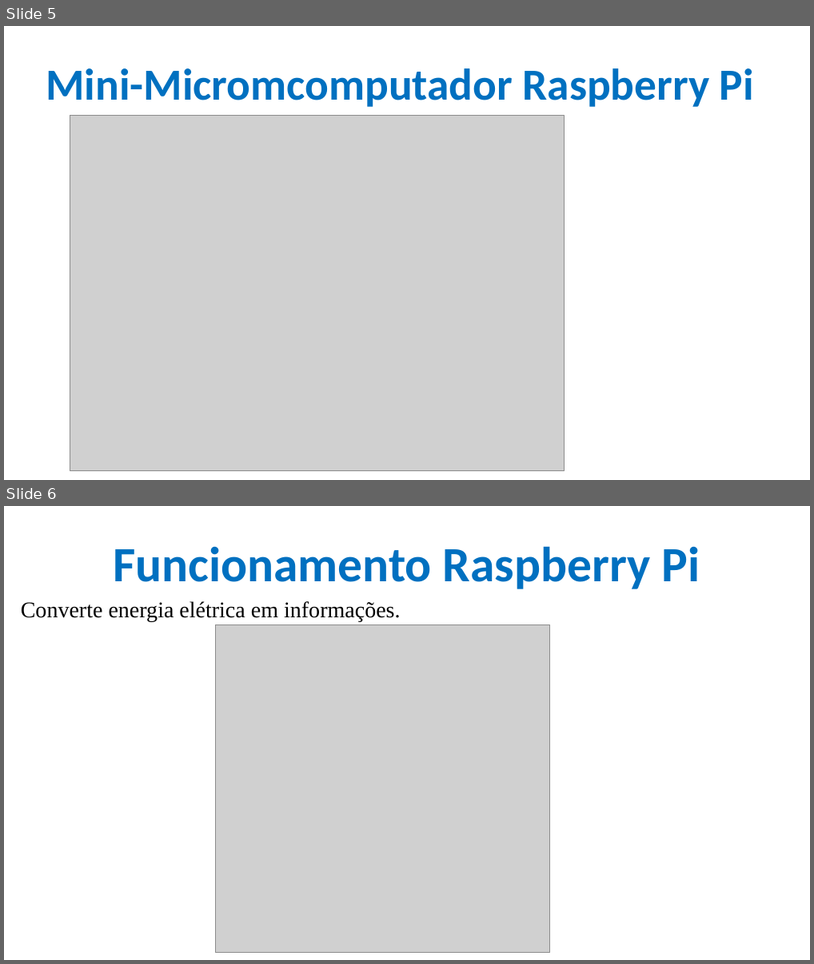
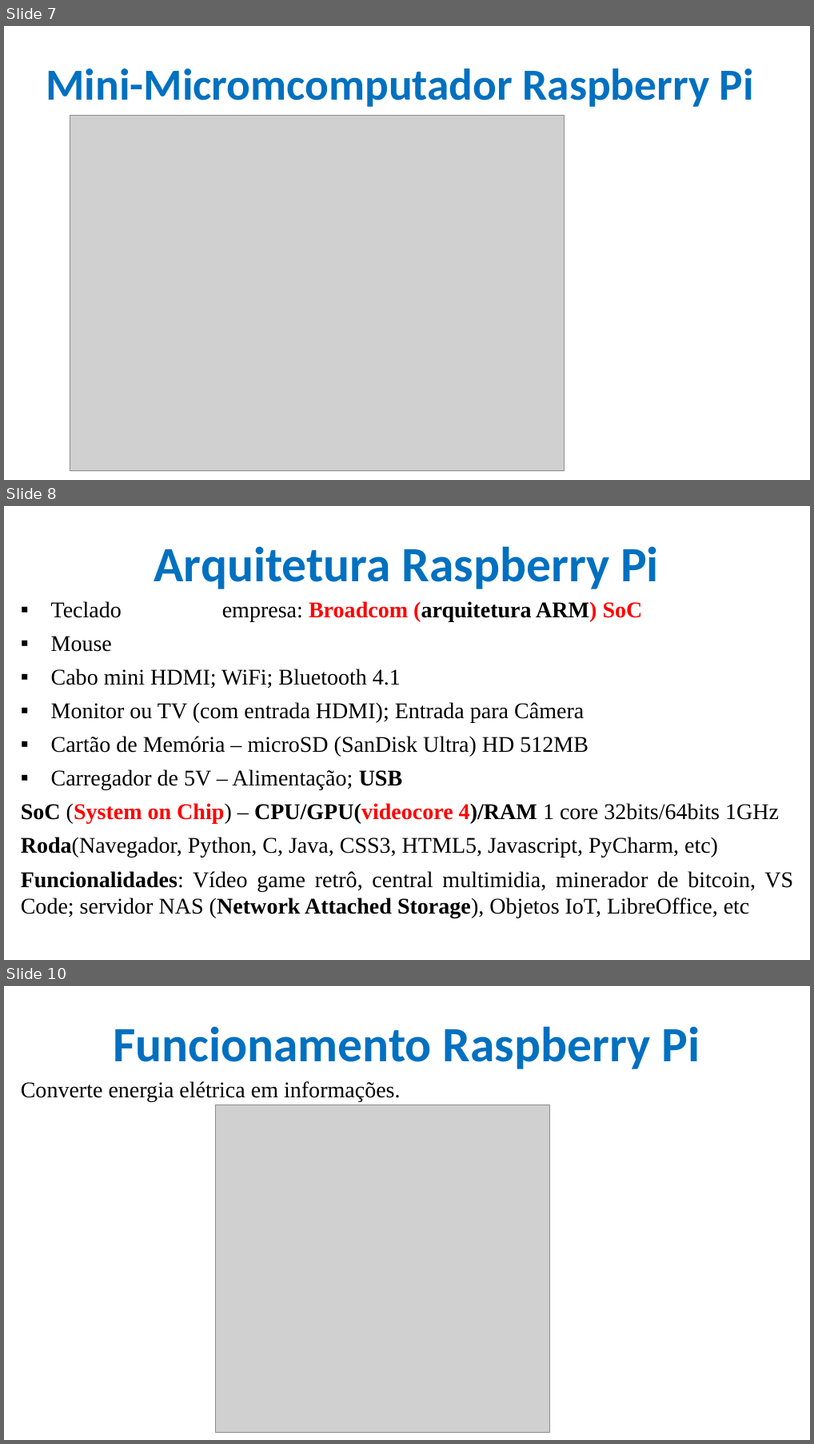
Before and after one commit to CloudEducationBrazil/WydenArea1ProgramacaoMicrocontroladores, a slide deck: 01 Classes/Aula 04 - Programação Microcontroladores - Arduíno Raspberry PI.pptx. Shown one above the other, each under a label of ours: slides 5 and 6 before the commit, slides 7, 8 and 10 after it; the slides between them are not shown. The pictures are 814x964 and 814x1444 pixels, drawn with LibreOffice and Linux fonts; fonts in the diff are those of the drawing; grey boxes stand for pictures; background and template pictures are left out. Boxes give left, top, right and bottom in pixels: in the first picture for what was removed or moved away, otherwise in the second. Text is boxed around its words. In the diff, an @@ line names an element or a change of style, - is before the commit and + after.

Commit message:
Aula 05 Microcontroladores 05042023

```diff
--- a/01 Classes/Aula 04 - Programação Microcontroladores - Arduíno Raspberry PI.pptx
+++ b/01 Classes/Aula 04 - Programação Microcontroladores - Arduíno Raspberry PI.pptx
@@ slide 8 added at [4, 506, 810, 960], background picture (left out) @@
@@ title added at [154, 546, 659, 589], 44 pt, text #0070C0, bold @@
+Arquitetura Raspberry Pi
@@ text added at [21, 601, 794, 918], 20 pt, text #000000 @@
+▪ Teclado empresa: Broadcom (arquitetura ARM) SoC
+▪ Mouse
+▪ Cabo mini HDMI; WiFi; Bluetooth 4.1
+▪ Monitor ou TV (com entrada HDMI); Entrada para Câmera
+▪ Cartão de Memória – microSD (SanDisk Ultra) HD 512MB
+▪ Carregador de 5V – Alimentação; USB
+SoC (System on Chip) – CPU/GPU(videocore 4)/RAM 1 core 32bits/64bits 1GHz
+Roda(Navegador, Python, C, Java, CSS3, HTML5, Javascript, PyCharm, etc)
+Funcionalidades: Vídeo game retrô, central multimidia, minerador de bitcoin, VS Code; servidor NAS (Network Attached Storage), Objetos IoT, LibreOffice, etc
@@ what was slide 5 is now slide 7 @@
@@ what was slide 6 is now slide 10 @@
```
Also in this commit, not shown: 4 other slides added, 1 other file.
